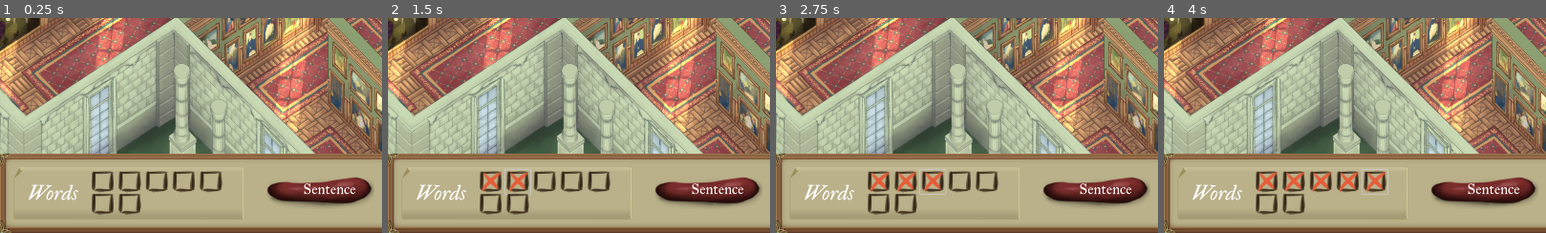
Above: before the commit, frames 1-4 (left to right).
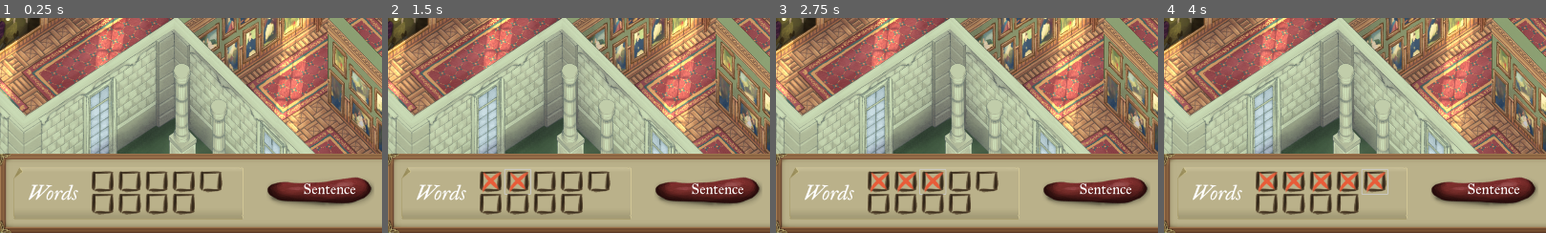
Above: after the commit, the same moments.

Repository: 100-Devs-1-Game/TheFullPicture
Game: Godot game, scene res://menus/main_menu.tscn
Same seed, same stepped clock (60 frames per second), same inputs: the game is played once before the commit and once after it.
Inputs (mouse positions are % of the whole screen's width and height, from its top left):
- Up to frame 1 (0.25 s): no input
- Up to frame 2 (1.5 s): click (13, 88) at 0.5 s; click (17, 88) at 1.27 s
- Up to frame 3 (2.75 s): click (21, 88) at 2.02 s
- Up to frame 4 (4 s): click (24, 88) at 2.77 s; click (28, 88) at 3.52 s
The pictures show only the part of the screen within x 0-50%, y 50-100%; the shares and areas given below are measured in that part.

The runs differ from the first frame. In frame 1, 0.6% of the frame differs, in the area x 38-51%, y 81-92%; in frame 2, 0.6%; in frame 3, 0.6%; in frame 4, 0.6%.

Commit message:
Generate checkboxes dynamically

Diff:
--- a/src/ui/game_panel/game_panel.gd
+++ b/src/ui/game_panel/game_panel.gd
@@ -1,6 +1,25 @@
 extends CanvasLayer
 
+@export var checkbox_scene: PackedScene
+
 @onready var map_button: TextureButton = %"Map Button"
+@onready var checkbox_grid: GridContainer = %"Checkbox GridContainer"
+
+
+
+func _ready() -> void:
+	EventManager.entered_next_stage.connect(update_check_boxes)
+	update_check_boxes()
+
+
+func update_check_boxes():
+	for child in checkbox_grid.get_children():
+		checkbox_grid.remove_child(child)
+		child.queue_free()
+
+	for i in GameData.current_stage.clues.size():
+		var child= checkbox_scene.instantiate()
+		checkbox_grid.add_child(child)
 
 
 func _on_settings_button_pressed() -> void:
--- a/src/ui/game_panel/game_panel.tscn
+++ b/src/ui/game_panel/game_panel.tscn
@@ -20,6 +20,7 @@
 
 [node name="GamePanel" type="CanvasLayer"]
 script = ExtResource("1_yn0q5")
+checkbox_scene = ExtResource("5_1fep8")
 
 [node name="Panel" type="PanelContainer" parent="."]
 custom_minimum_size = Vector2(0, 200)
@@ -54,7 +55,7 @@
 text = "Words"
 label_settings = SubResource("LabelSettings_ng428")
 
-[node name="GridContainer" type="GridContainer" parent="Panel/MarginContainer/Words/MarginContainer/HBoxContainer"]
+[node name="Checkbox GridContainer" type="GridContainer" parent="Panel/MarginContainer/Words/MarginContainer/HBoxContainer"]
 unique_name_in_owner = true
 custom_minimum_size = Vector2(350, 0)
 layout_mode = 2
@@ -62,25 +63,25 @@
 theme_override_constants/v_separation = -5
 columns = 5
 
-[node name="CheckBox" parent="Panel/MarginContainer/Words/MarginContainer/HBoxContainer/GridContainer" instance=ExtResource("5_1fep8")]
+[node name="CheckBox" parent="Panel/MarginContainer/Words/MarginContainer/HBoxContainer/Checkbox GridContainer" instance=ExtResource("5_1fep8")]
 layout_mode = 2
 
-[node name="CheckBox2" parent="Panel/MarginContainer/Words/MarginContainer/HBoxContainer/GridContainer" instance=ExtResource("5_1fep8")]
+[node name="CheckBox2" parent="Panel/MarginContainer/Words/MarginContainer/HBoxContainer/Checkbox GridContainer" instance=ExtResource("5_1fep8")]
 layout_mode = 2
 
-[node name="CheckBox3" parent="Panel/MarginContainer/Words/MarginContainer/HBoxContainer/GridContainer" instance=ExtResource("5_1fep8")]
+[node name="CheckBox3" parent="Panel/MarginContainer/Words/MarginContainer/HBoxContainer/Checkbox GridContainer" instance=ExtResource("5_1fep8")]
 layout_mode = 2
 
-[node name="CheckBox4" parent="Panel/MarginContainer/Words/MarginContainer/HBoxContainer/GridContainer" instance=ExtResource("5_1fep8")]
+[node name="CheckBox4" parent="Panel/MarginContainer/Words/MarginContainer/HBoxContainer/Checkbox GridContainer" instance=ExtResource("5_1fep8")]
 layout_mode = 2
 
-[node name="CheckBox5" parent="Panel/MarginContainer/Words/MarginContainer/HBoxContainer/GridContainer" instance=ExtResource("5_1fep8")]
+[node name="CheckBox5" parent="Panel/MarginContainer/Words/MarginContainer/HBoxContainer/Checkbox GridContainer" instance=ExtResource("5_1fep8")]
 layout_mode = 2
 
-[node name="CheckBox6" parent="Panel/MarginContainer/Words/MarginContainer/HBoxContainer/GridContainer" instance=ExtResource("5_1fep8")]
+[node name="CheckBox6" parent="Panel/MarginContainer/Words/MarginContainer/HBoxContainer/Checkbox GridContainer" instance=ExtResource("5_1fep8")]
 layout_mode = 2
 
-[node name="CheckBox7" parent="Panel/MarginContainer/Words/MarginContainer/HBoxContainer/GridContainer" instance=ExtResource("5_1fep8")]
+[node name="CheckBox7" parent="Panel/MarginContainer/Words/MarginContainer/HBoxContainer/Checkbox GridContainer" instance=ExtResource("5_1fep8")]
 layout_mode = 2
 
 [node name="Settings Button" parent="Panel/MarginContainer" instance=ExtResource("2_lxin7")]
